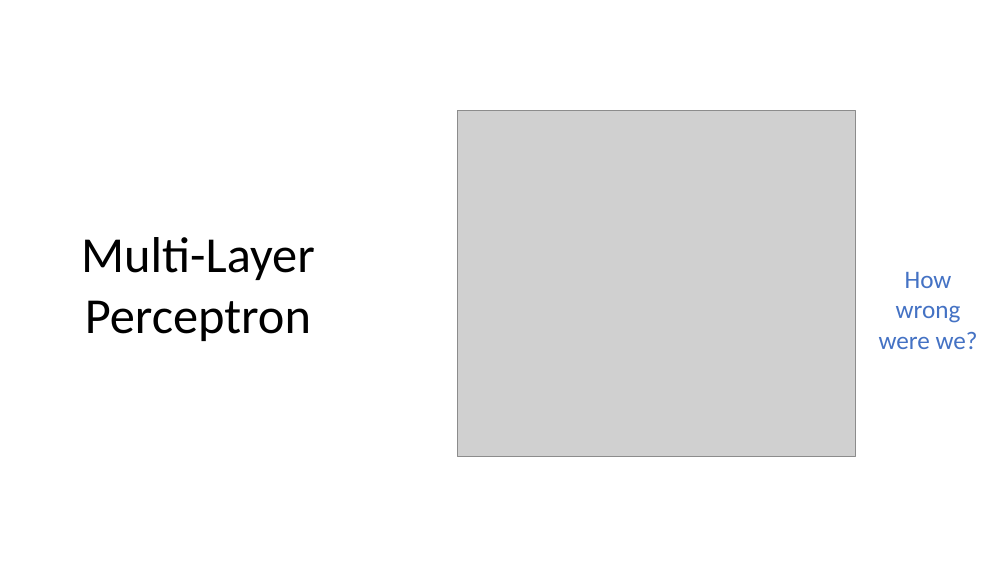
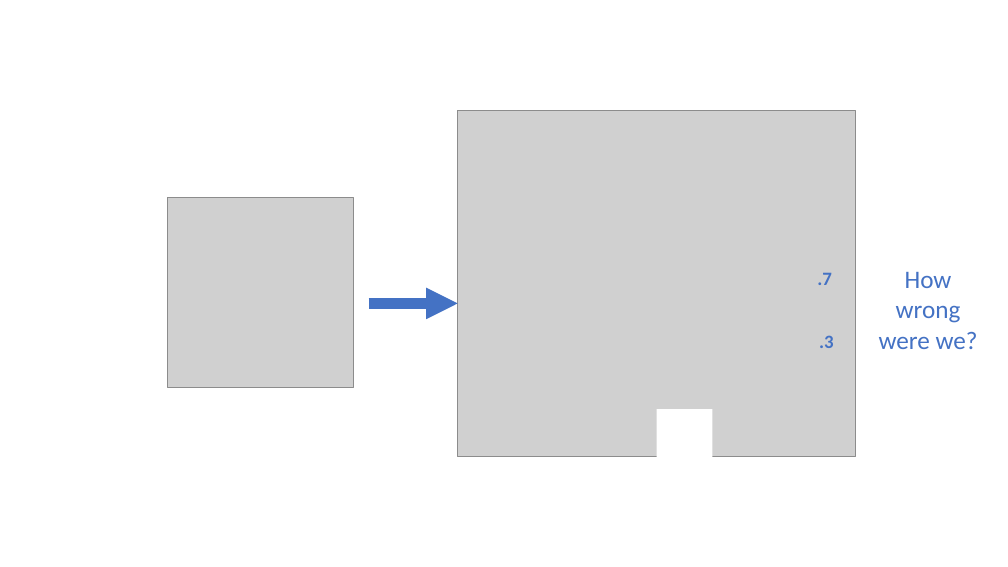
Before and after one commit to SLUVisLab/DeepLearningTutorial, a slide deck: slide 18 of DeepLearning.pptx (slide 17 before the commit). Drawn at 1008x567 pixels with LibreOffice and Linux fonts; fonts in the diff are those of the drawing; grey boxes stand for pictures. Boxes give left, top, right and bottom in pixels: in the first picture for what was removed or moved away, otherwise in the second. Text is boxed around its words. In the diff, an @@ line names an element or a change of style, - is before the commit and + after.

```diff
--- a/DeepLearning.pptx
+++ b/DeepLearning.pptx
@@ picture added at [168,197,353,387] @@
@@ text removed at [81,237,315,341] @@
-Multi-Layer
-Perceptron
@@ text added at [817,273,832,285], 18 pt, text #4472C4, bold @@
+.7
@@ arrow added from (369, 303) to (457, 303), #4472C4 10 pt @@
@@ text added at [819,335,834,348], 18 pt, text #4472C4, bold @@
+.3
@@ rectangle added at [657,409,713,474], fill #FFFFFF @@
```
Also in this commit, not shown: 12 other slides changed, 6 slides added, 4 slides removed.
